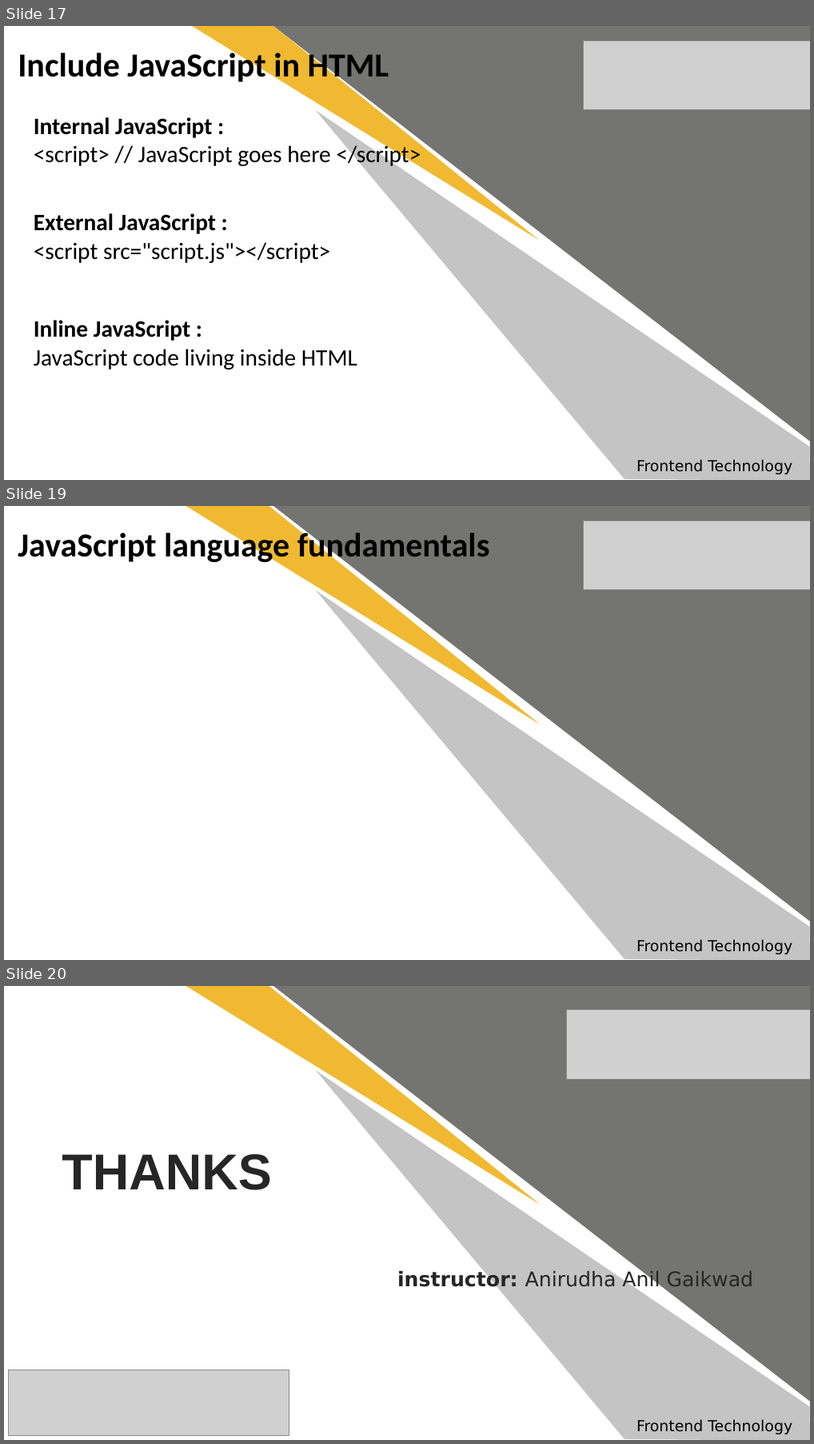
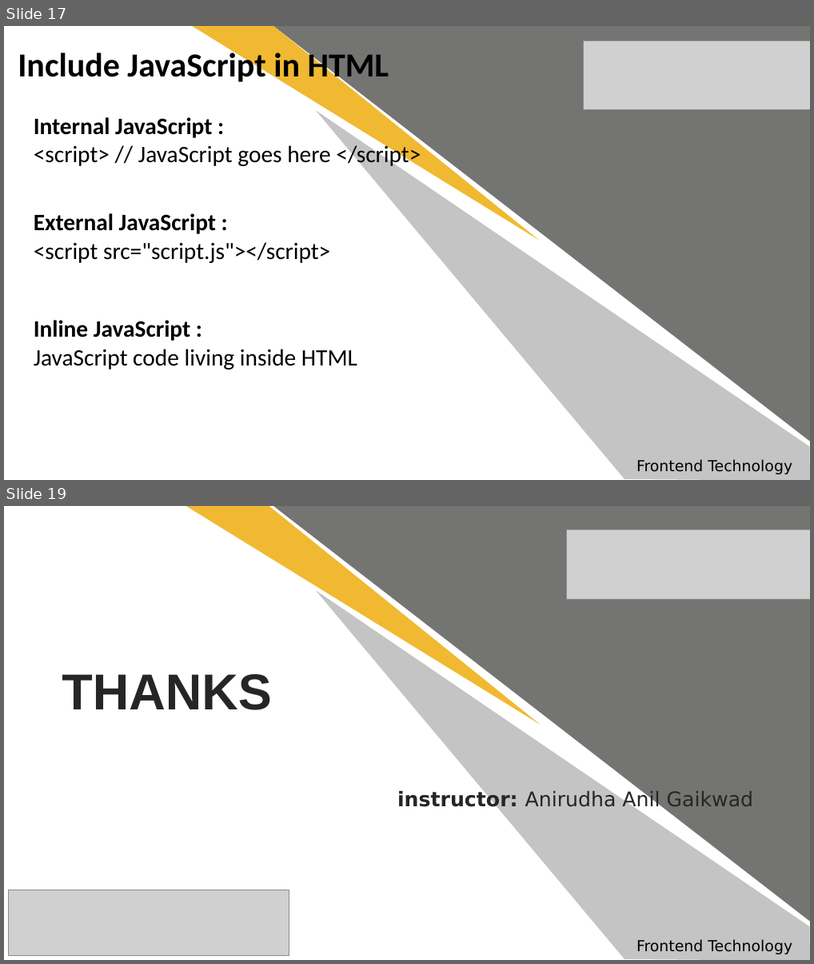
Before and after one commit to anirudhagaikwad/Python_Django_Internship_6Nov20, a slide deck: #2_Front-end_technology.pptx. Shown one above the other, each under a label of ours: slides 17, 19 and 20 before the commit, slides 17 and 19 after it; the slides between them are not shown. The pictures are 814x1444 and 814x964 pixels, drawn with LibreOffice and Linux fonts; fonts in the diff are those of the drawing; grey boxes stand for pictures. Boxes give left, top, right and bottom in pixels: in the first picture for what was removed or moved away, otherwise in the second. Text is boxed around its words. In the diff, an @@ line names an element or a change of style, - is before the commit and + after.

```diff
--- a/#2_Front-end_technology.pptx
+++ b/#2_Front-end_technology.pptx
@@ slide 19 removed at [4,506,810,960], background #FFFFFF @@
@@ text removed at [18,529,490,565] @@
-JavaScript language fundamentals
@@ freeform shape removed at [186,506,550,751] @@
@@ right triangle removed at [274,506,810,921] @@
@@ freeform shape removed at [304,506,810,960] @@
@@ picture removed at [583,520,810,589] @@
@@ text removed at [637,939,793,954] @@
-Frontend Technology
@@ what was slide 20 is now slide 19 @@
```
Also in this commit, not shown: 2 slides changed, 3 other files.
